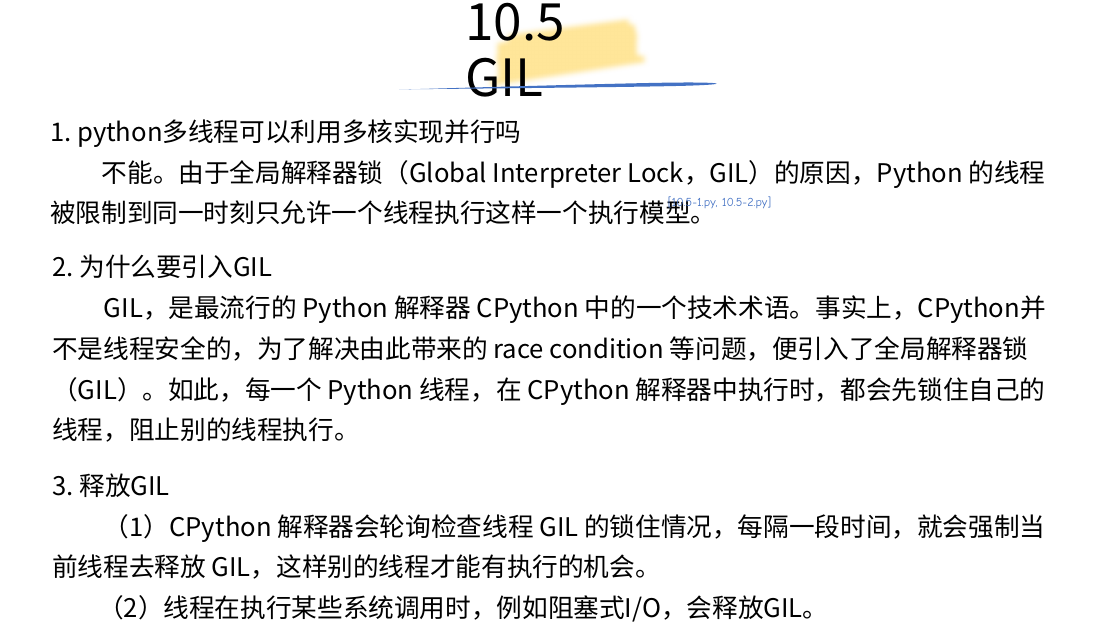
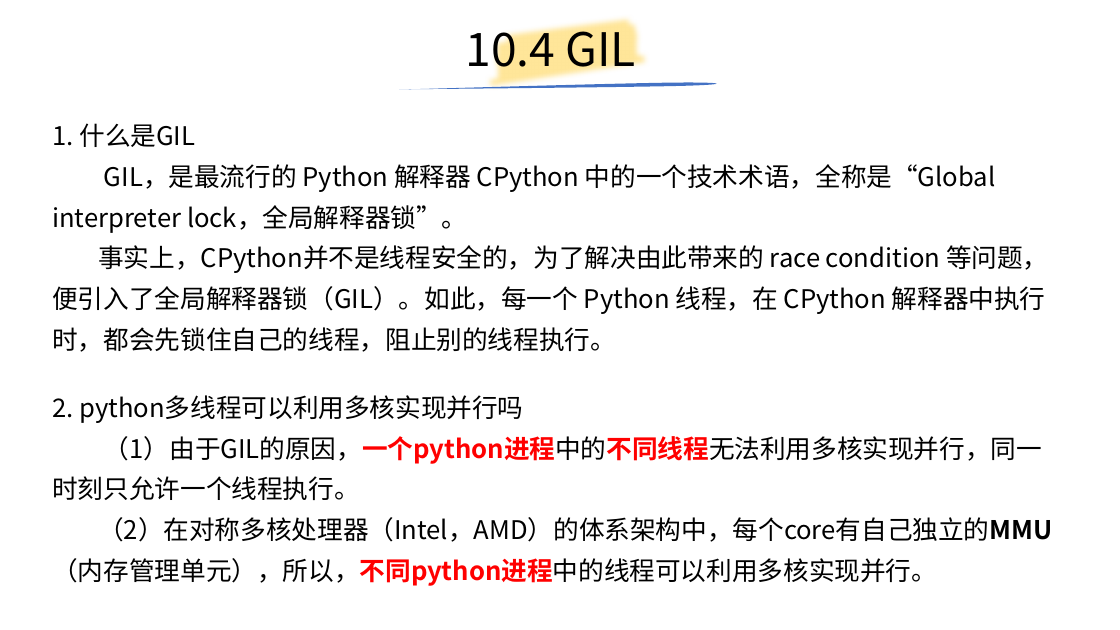
Before and after one commit to yiwenliu/CorePython, a slide deck: slide 94 of PPT/CorePython.pptx (slide 96 before the commit). Drawn at 1120x630 pixels with LibreOffice and Linux fonts; fonts in the diff are those of the drawing. Boxes give left, top, right and bottom in pixels: in the first picture for what was removed or moved away, otherwise in the second. Text is boxed around its words. In the diff, an @@ line names an element or a change of style, - is before the commit and + after.

```diff
--- a/PPT/CorePython.pptx
+++ b/PPT/CorePython.pptx
@@ title at [465, 19, 635, 78]: text changed; size 44 to 39.6 pt @@
-10.5 GIL
+10.4 GIL
@@ text at [52, 123, 1049, 352]: text changed @@
-2. 为什么要引入GIL
-GIL，是最流行的 Python 解释器 CPython 中的一个技术术语。事实上，CPython并不是线程安全的，为了解决由此带来的 race condition 等问题，便引入了全局解释器锁（GIL）。如此，每一个 Python 线程，在 CPython 解释器中执行时，都会先锁住自己的线程，阻止别的线程执行。
+1. 什么是GIL
+GIL，是最流行的 Python 解释器 CPython 中的一个技术术语，全称是“Global interpreter lock，全局解释器锁”。
+事实上，CPython并不是线程安全的，为了解决由此带来的 race condition 等问题，便引入了全局解释器锁（GIL）。如此，每一个 Python 线程，在 CPython 解释器中执行时，都会先锁住自己的线程，阻止别的线程执行。
@@ text removed at [668, 196, 771, 210] @@
-[10.5-1.py, 10.5-2.py]
@@ text at [52, 395, 1052, 586]: text changed @@
-1. python多线程可以利用多核实现并行吗
-不能。由于全局解释器锁（Global Interpreter Lock，GIL）的原因，Python 的线程被限制到同一时刻只允许一个线程执行这样一个执行模型。
+2. python多线程可以利用多核实现并行吗
+（1）由于GIL的原因，一个python进程中的不同线程无法利用多核实现并行，同一时刻只允许一个线程执行。
+（2）在对称多核处理器（Intel，AMD）的体系架构中，每个core有自己独立的MMU（内存管理单元），所以，不同python进程中的线程可以利用多核实现并行。
@@ text removed at [52, 473, 1045, 622] @@
-3. 释放GIL
-（1）CPython 解释器会轮询检查线程 GIL 的锁住情况，每隔一段时间，就会强制当前线程去释放 GIL，这样别的线程才能有执行的机会。
-（2）线程在执行某些系统调用时，例如阻塞式I/O，会释放GIL。
```
Also in this commit, not shown: 23 other slides changed, 5 slides added, 5 slides removed, 12 other files.
